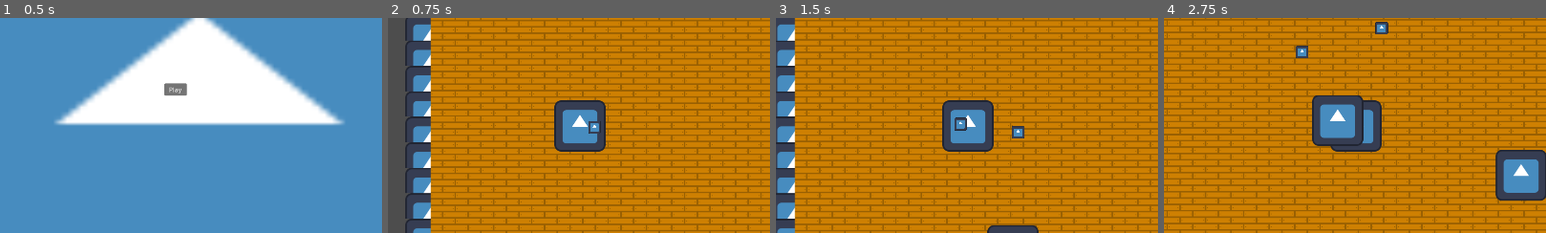
Above: before the commit, frames 1-4 (left to right).
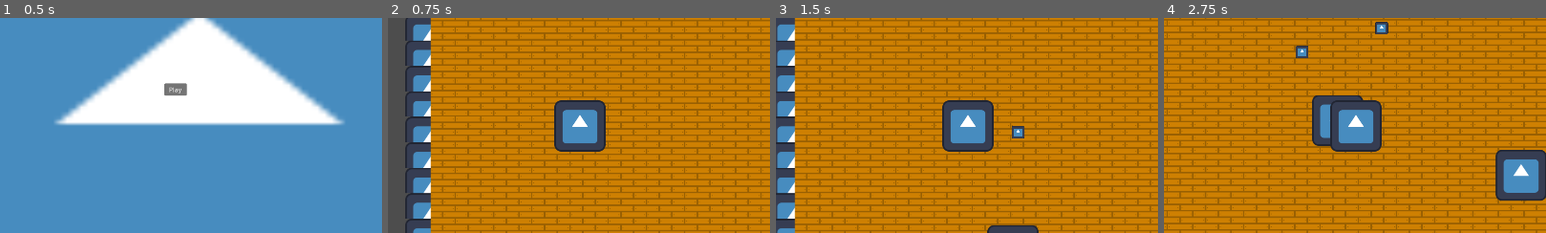
Above: after the commit, the same moments.

Repository: 22218-Burnside/12DTG-2025-Game-Jam
Game: Godot game, scene res://prefabs/world.tscn
The game is run twice, just before and just after one commit, with the same random seed, the same clock (stepped at 60 frames per second) and the same inputs. The engine's default icon, where the game draws it, is replaced by a stand-in: a white triangle on a blue panel in a dark square.
Inputs (mouse positions are % of the whole screen's width and height, from its top left):
- Up to frame 1 (0.5 s): no input
- Up to frame 2 (0.75 s): click "Play" at 0.5 s
- Up to frame 3 (1.5 s): tap Enter at 1.25 s; move the mouse to (72, 45) at 1.27 s; hold D (right) from 1.28 s (still down)
- Up to frame 4 (2.75 s): move the mouse to (30, 55) at 2.02 s; release D (right) at 2.03 s; hold S (down) from 2.03 s (still down)
The pictures show only the part of the screen within x 25-75%, y 25-75%; the shares and areas given below are measured in that part.

Frame 1 is identical in both runs. In frame 2, 0.1% of the frame differs, in the area x 52-56%, y 48-54%; in frame 3, 0.1%; in frame 4, 1.2%, in the area x 43-53%, y 38-60%.

Commit message:
camera shake code (I'm done Ben)

Diff:
--- a/hayden_stuff/readme/variable storing stuff/immunity_icon.gd
+++ b/hayden_stuff/readme/variable storing stuff/immunity_icon.gd
@@ -21,6 +21,7 @@
 				$"../GPUParticles2D2".emitting = true
 				$"../Timer".start(15)
 				$"../Icon".hide()
+				$"../../Camera2D".shake(10.0,15.0)
 				self.show()
 				domain_expanding = true
 				domain_progress = 0 # Reset for next time
--- a/prefabs/player.tscn
+++ b/prefabs/player.tscn
@@ -1,7 +1,8 @@
-[gd_scene load_steps=6 format=3 uid="uid://bpr5p80oqae3l"]
+[gd_scene load_steps=7 format=3 uid="uid://bpr5p80oqae3l"]
 
 [ext_resource type="Texture2D" uid="uid://c25cyoy0q1giy" path="res://assets/icon.svg" id="1_s082h"]
 [ext_resource type="Script" uid="uid://dsypkhf5mj0tv" path="res://scripts/player.gd" id="1_weayp"]
+[ext_resource type="Script" uid="uid://5abf8nsucu0e" path="res://scripts/camera_2d.gd" id="3_1txc5"]
 [ext_resource type="PackedScene" uid="uid://drvot6vrm7j1i" path="res://hayden_stuff/readme/found assets/immunity_icon.tscn" id="3_r66lb"]
 
 [sub_resource type="RectangleShape2D" id="RectangleShape2D_weayp"]
@@ -25,12 +26,14 @@
 shape = SubResource("RectangleShape2D_weayp")
 
 [node name="AnimatedSprite2D" type="AnimatedSprite2D" parent="."]
+z_index = 5
 sprite_frames = SubResource("SpriteFrames_0ump0")
 animation = &"idle"
 
 [node name="Marker" type="Marker2D" parent="."]
 
 [node name="Camera2D" type="Camera2D" parent="."]
+script = ExtResource("3_1txc5")
 
 [node name="attack_timer" type="Timer" parent="."]
 
--- /dev/null
+++ b/scripts/camera_2d.gd
@@ -0,0 +1,22 @@
+extends Camera2D
+
+var shake_strength = 0.0
+var shake_duration = 0.0
+var shake_timer = 0.0
+var original_offset = Vector2.ZERO
+
+func shake(strength: float, duration: float):
+	shake_strength = strength
+	shake_duration = duration
+	shake_timer = duration
+	original_offset = offset
+
+func _process(delta):
+	if shake_timer > 0:
+		shake_timer -= delta
+		offset = original_offset + Vector2(
+			randf_range(-1, 1),
+			randf_range(-1, 1)
+		) * shake_strength * (shake_timer / shake_duration)
+	else:
+		offset = original_offset
Not shown, added: scripts/camera_2d.gd.uid
